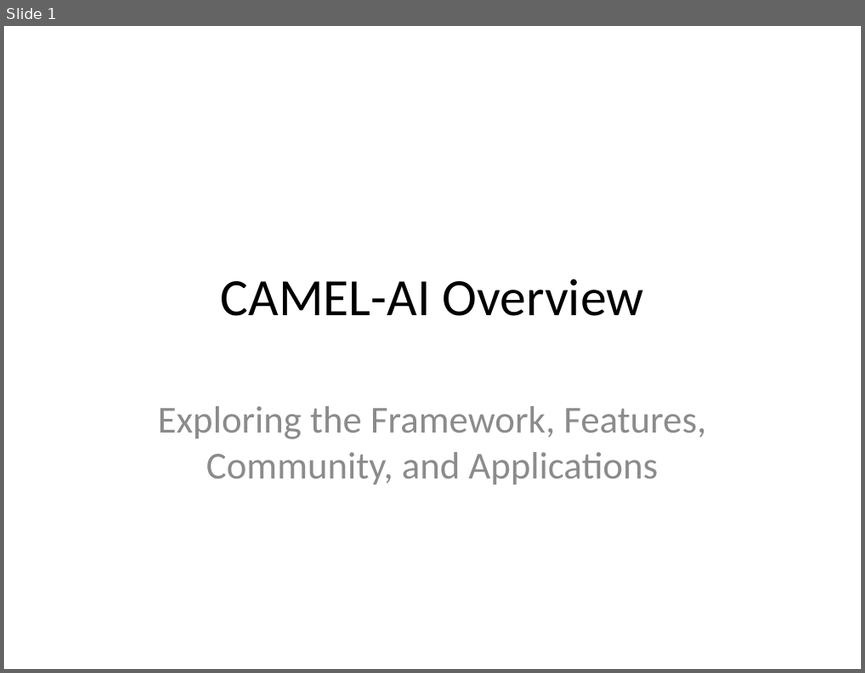
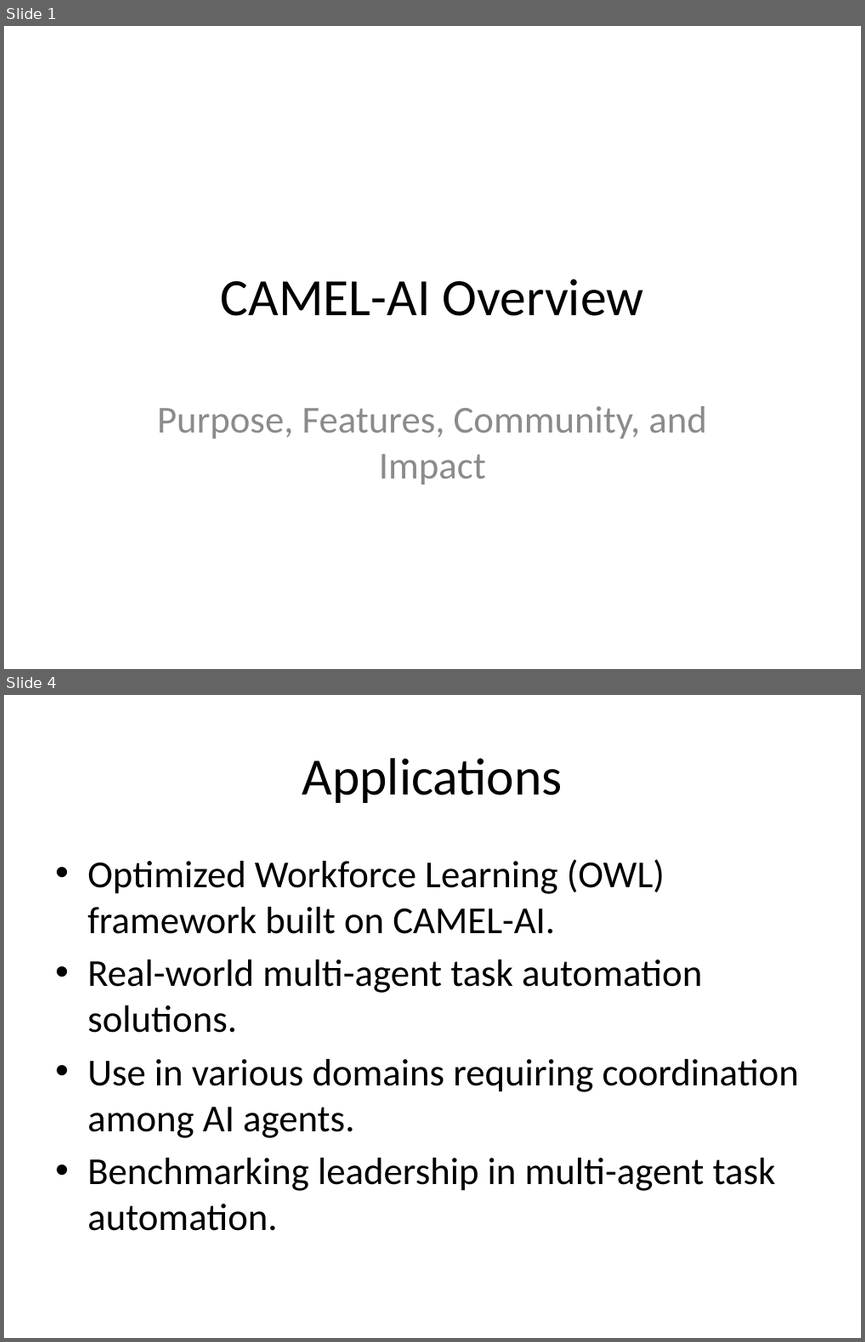
Before and after one commit to echo-yiyiyi/camel, a slide deck: pptx_outputs/CAMEL-AI_Presentation.pptx. Shown one above the other, each under a label of ours: slide 1 before the commit, slides 1 and 4 after it; the slides between them are not shown. The pictures are 865x673 and 865x1342 pixels, drawn with LibreOffice and Linux fonts; fonts in the diff are those of the drawing. Boxes give left, top, right and bottom in pixels: in the first picture for what was removed or moved away, otherwise in the second. Text is boxed around its words. In the diff, an @@ line names an element or a change of style, - is before the commit and + after.

```diff
--- a/pptx_outputs/CAMEL-AI_Presentation.pptx
+++ b/pptx_outputs/CAMEL-AI_Presentation.pptx
@@ slide 4 added at (4, 695, 861, 1338), background #FFFFFF @@
@@ title added at (302, 758, 562, 803), 44 pt, text #000000 @@
+Applications
@@ text added at (87, 859, 799, 1231), 32 pt, text #000000 @@
+• Optimized Workforce Learning (OWL) framework built on CAMEL-AI.
+• Real-world multi-agent task automation solutions.
+• Use in various domains requiring coordination among AI agents.
+• Benchmarking leadership in multi-agent task automation.
@@ slide 1 changed as well @@
@@ subtitle at (157, 406, 707, 484): text changed @@
-Exploring the Framework, Features, Community, and Applications
+Purpose, Features, Community, and Impact
```
Also in this commit, not shown: 2 other slides changed, 2 other slides added, 2 slides removed, 28 other files.
